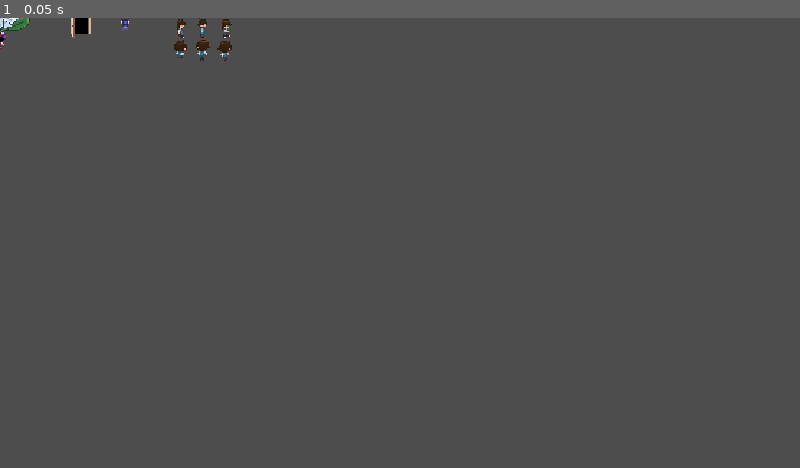
Above: before the commit, frame 1.
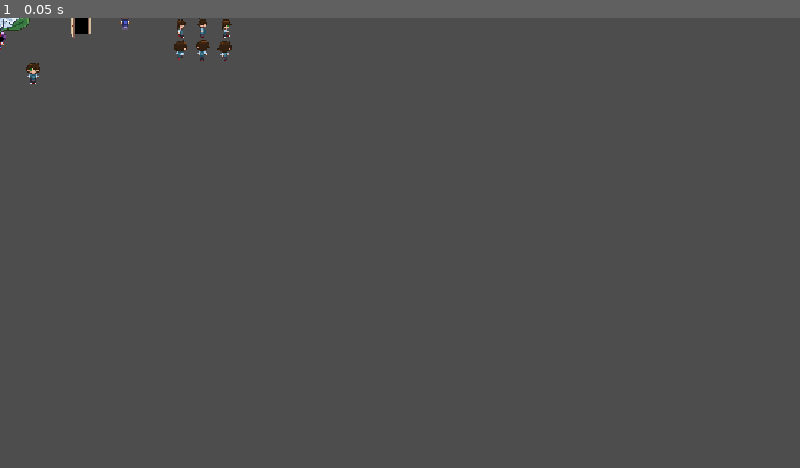
Above: after the commit, the same moment.

Repository: Glitch-Mars-Studios/Heketsu-Boy
Game: Godot game, scene res://GameBranch/Scenes(Locations)/testing_ground.tscn
Same seed, same stepped clock (60 frames per second), same inputs: the game is played once before the commit and once after it. Before the commit the project has no main scene; this scene is started directly in both runs. The engine's default icon, where the game draws it, is replaced by a stand-in: a white triangle on a blue panel in a dark square.
Inputs:
- Up to frame 1 (0.05 s): no input

The runs differ from the first frame. In frame 1, less than 0.1% of the frame differs, in the area x 3-5%, y 10-15%.

Commit message:
Adding basic top down movement and testing commit

Diff:
--- a/heketsu-boy-ver-0.1/GameBranch/Scenes(Locations)/testing_ground.tscn
+++ b/heketsu-boy-ver-0.1/GameBranch/Scenes(Locations)/testing_ground.tscn
@@ -5,6 +5,7 @@
 [ext_resource type="Texture2D" uid="uid://dn6igtkh0ncki" path="res://GameBranch/Characters/Tileset Interactables/Door_strip6.png" id="3_l0nbk"]
 [ext_resource type="Texture2D" uid="uid://esg4131ikdj6" path="res://GameBranch/Characters/Main Cast/Henry/Henry_Act1.png" id="4_kxd7i"]
 [ext_resource type="Texture2D" uid="uid://7wnw3b4eemeb" path="res://icon.svg" id="5_oaxek"]
+[ext_resource type="PackedScene" uid="uid://r8ibxmyfjevp" path="res://player.tscn" id="6_dkgfw"]
 
 [sub_resource type="AtlasTexture" id="AtlasTexture_xtcy0"]
 atlas = ExtResource("2_dkgfw")
@@ -396,3 +397,6 @@
 z_index = -1
 position = Vector2(15, -385)
 texture = ExtResource("5_oaxek")
+
+[node name="Player" parent="." unique_id=719307870 instance=ExtResource("6_dkgfw")]
+position = Vector2(32, 64)
--- /dev/null
+++ b/heketsu-boy-ver-0.1/enums.gd
@@ -0,0 +1,14 @@
+class_name Enums
+
+enum FacingDirection{
+	NONE = 0,
+	DOWN,
+	UP,
+	LEFT,
+	RIGHT
+}
+
+enum Action{
+	IDLE = 0,
+	MOVING,
+}
--- /dev/null
+++ b/heketsu-boy-ver-0.1/player.gd
@@ -0,0 +1,67 @@
+extends CharacterBody2D
+
+const TILE_SIZE: float = 32.0
+const MOVE_SPEED: float = 0.2
+
+var facing_direction: Enums.FacingDirection = Enums.FacingDirection.DOWN:
+	set = set_facing_direction
+var action: Enums.Action = Enums.Action.IDLE
+
+var direction_vector: Vector2 = Vector2.DOWN
+
+func _physics_process(_delta: float) -> void:
+	if Engine.is_editor_hint():
+		return
+
+	match action:
+		Enums.Action.IDLE:
+			var new_direction: Enums.FacingDirection = get_input_direction()
+			if new_direction != Enums.FacingDirection.NONE:
+				if new_direction != facing_direction:
+					facing_direction = new_direction
+				move_character(direction_vector, MOVE_SPEED)
+
+func get_input_direction() -> Enums.FacingDirection:
+	if Input.is_action_pressed("Down(PC)"):
+		return Enums.FacingDirection.DOWN
+	elif Input.is_action_pressed("Up(PC)"):
+		return Enums.FacingDirection.UP
+	elif Input.is_action_pressed("Left(PC)"):
+		return Enums.FacingDirection.LEFT
+	elif Input.is_action_pressed("Right(PC)"):
+		return Enums.FacingDirection.RIGHT
+	else:
+		return Enums.FacingDirection.NONE
+
+
+func get_direction_vector() -> Vector2:
+	match facing_direction:
+		Enums.FacingDirection.DOWN:
+			return Vector2.DOWN
+		Enums.FacingDirection.UP:
+			return Vector2.UP
+		Enums.FacingDirection.LEFT:
+			return Vector2.LEFT
+		Enums.FacingDirection.RIGHT:
+			return Vector2.RIGHT
+		_:
+			return Vector2.ZERO
+
+func set_facing_direction(new_facing_direction: Enums.FacingDirection) -> void:
+	facing_direction = new_facing_direction
+	direction_vector = get_direction_vector()
+
+
+func move_character(dir_vector: Vector2, move_speed: float) -> void:
+	if action == Enums.Action.IDLE:
+		var new_position: Vector2 = position + (dir_vector * TILE_SIZE)
+		var tween: Tween = create_tween()
+
+		action = Enums.Action.MOVING
+
+		tween.tween_property(self, "position", new_position, move_speed)
+		tween.tween_callback(_on_move_finished)
+
+
+func _on_move_finished() -> void:
+	action = Enums.Action.IDLE
--- /dev/null
+++ b/heketsu-boy-ver-0.1/player.tscn
@@ -0,0 +1,64 @@
+[gd_scene format=3 uid="uid://r8ibxmyfjevp"]
+
+[ext_resource type="Script" uid="uid://op1golyd5ytn" path="res://player.gd" id="1_4flbx"]
+[ext_resource type="Texture2D" uid="uid://esg4131ikdj6" path="res://GameBranch/Characters/Main Cast/Henry/Henry_Act1.png" id="2_onrkg"]
+
+[sub_resource type="AtlasTexture" id="AtlasTexture_i3pqv"]
+atlas = ExtResource("2_onrkg")
+region = Rect2(32, 96, 32, 32)
+
+[sub_resource type="AtlasTexture" id="AtlasTexture_hqtel"]
+atlas = ExtResource("2_onrkg")
+region = Rect2(32, 0, 32, 32)
+
+[sub_resource type="AtlasTexture" id="AtlasTexture_sweqy"]
+atlas = ExtResource("2_onrkg")
+region = Rect2(32, 32, 32, 32)
+
+[sub_resource type="AtlasTexture" id="AtlasTexture_2hs0m"]
+atlas = ExtResource("2_onrkg")
+region = Rect2(32, 64, 32, 32)
+
+[sub_resource type="SpriteFrames" id="SpriteFrames_36m7f"]
+animations = [{
+"frames": [{
+"duration": 1.0,
+"texture": SubResource("AtlasTexture_i3pqv")
+}],
+"loop": 1,
+"name": &"back",
+"speed": 4.0
+}, {
+"frames": [{
+"duration": 1.0,
+"texture": SubResource("AtlasTexture_hqtel")
+}],
+"loop": 1,
+"name": &"front",
+"speed": 4.0
+}, {
+"frames": [{
+"duration": 1.0,
+"texture": SubResource("AtlasTexture_sweqy")
+}],
+"loop": 1,
+"name": &"left",
+"speed": 4.0
+}, {
+"frames": [{
+"duration": 1.0,
+"texture": SubResource("AtlasTexture_2hs0m")
+}],
+"loop": 1,
+"name": &"right",
+"speed": 4.0
+}]
+
+[node name="Player" type="CharacterBody2D" unique_id=719307870]
+script = ExtResource("1_4flbx")
+
+[node name="Sprite" type="AnimatedSprite2D" parent="." unique_id=1391964031]
+sprite_frames = SubResource("SpriteFrames_36m7f")
+animation = &"front"
+autoplay = "front"
+centered = false
--- a/heketsu-boy-ver-0.1/project.godot
+++ b/heketsu-boy-ver-0.1/project.godot
@@ -13,6 +13,7 @@
 config/name="Heketsu Boy"
 config/description="I will put text here eventually, when I figure out what to say."
 config/version="0.1"
+run/main_scene="uid://dcdb4paulp8fs"
 config/features=PackedStringArray("4.7", "GL Compatibility")
 config/icon="res://icon.svg"
 
Not shown, added: heketsu-boy-ver-0.1/enums.gd.uid
Not shown, added: heketsu-boy-ver-0.1/player.gd.uid
